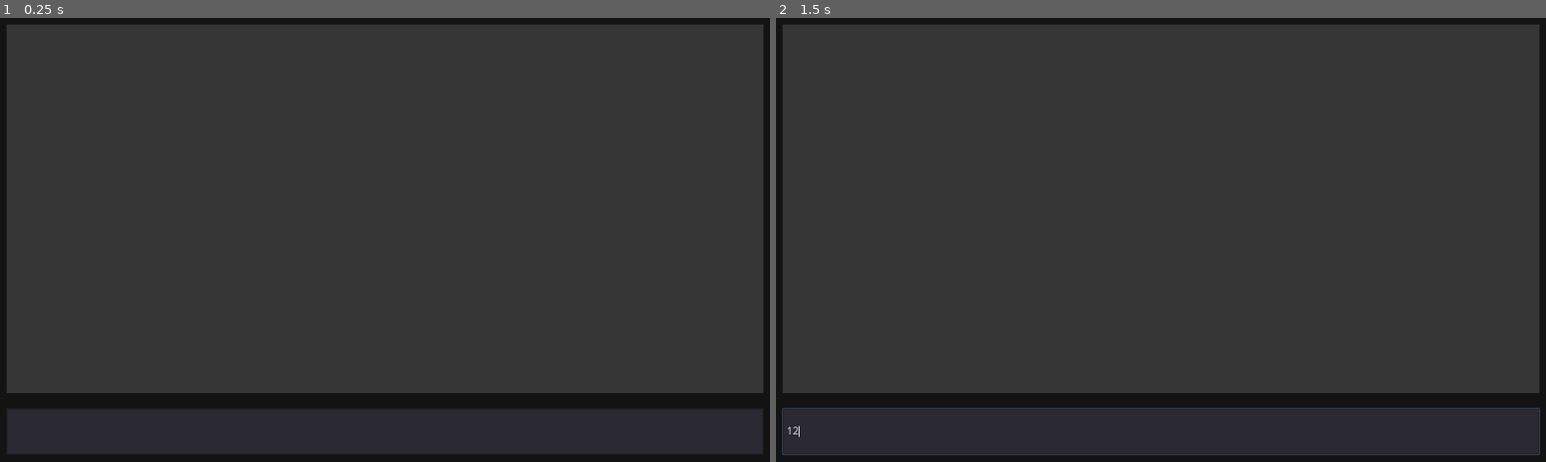
Above: before the commit, frames 1-2 (left to right).
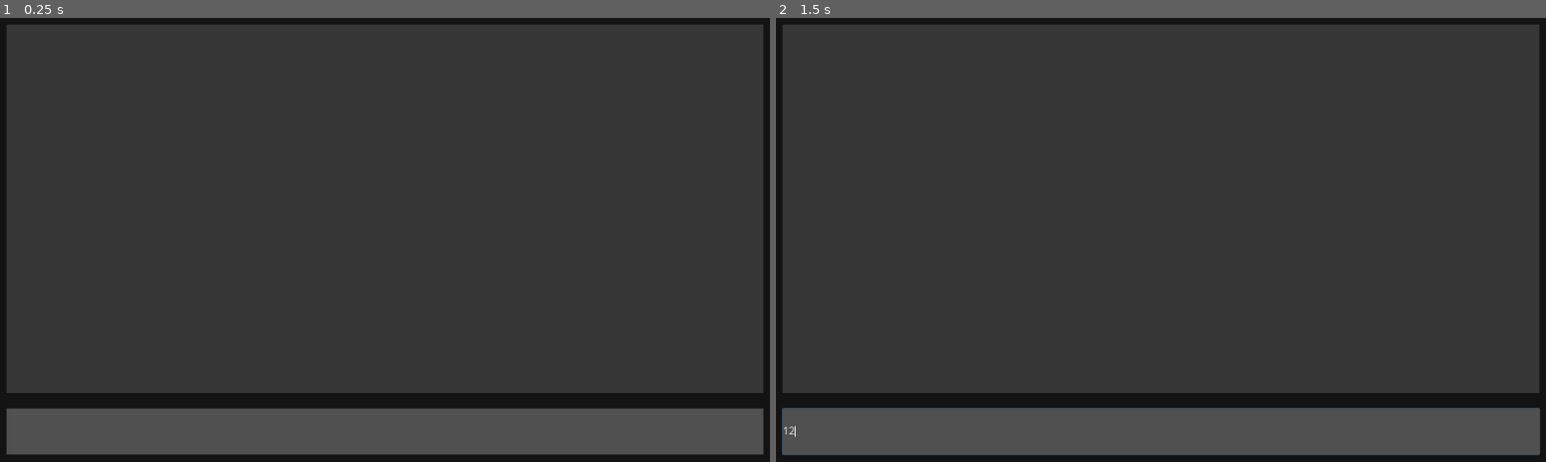
Above: after the commit, the same moments.

Repository: philipuriarte/Godot-Retro-Text-Adventure-Tutorial
Game: Godot game, scene res://game.tscn
Same seed, same stepped clock (60 frames per second), same inputs: the game is played once before the commit and once after it. The project has no main scene, so this scene is started directly.
Inputs (mouse positions are in pixels of both pictures, inside the frame that each line leads up to):
- Up to frame 1 (0.25 s): no input
- Up to frame 2 (1.5 s): click (1161, 430) at 0.52 s; type "12" at 0.6 s; tap Enter at 1.25 s

The runs differ from the first frame. In frame 1, 10% of the frame differs, in the area x 0-100%, y 88-99%; in frame 2, 10%.

Commit message:
Set Input color

Diff:
--- a/game.tscn
+++ b/game.tscn
@@ -8,6 +8,8 @@
 
 [sub_resource type="StyleBoxFlat" id=3]
 bg_color = Color( 0.317647, 0.317647, 0.317647, 1 )
+
+[sub_resource type="StyleBoxEmpty" id=4]
 
 [node name="Game" type="Control"]
 anchor_right = 1.0
@@ -54,3 +56,4 @@
 margin_right = 984.0
 margin_bottom = 60.0
 size_flags_horizontal = 3
+custom_styles/normal = SubResource( 4 )
Not shown: 1 places in game.tscn that only renumber resources
